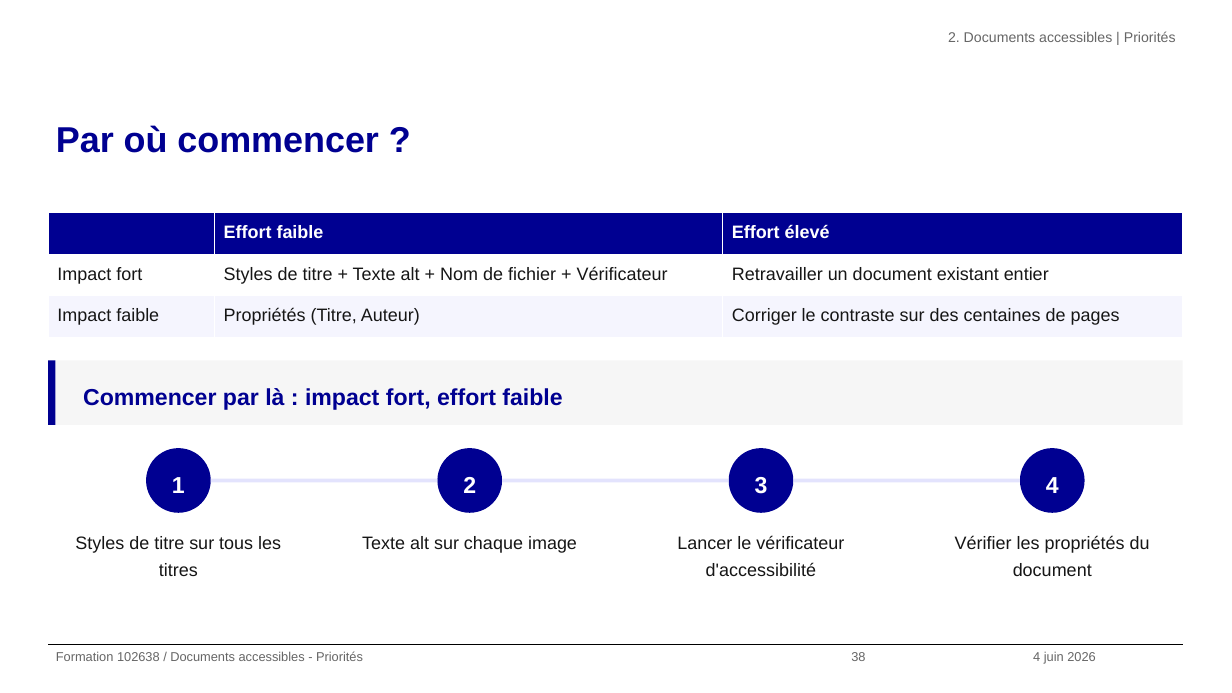
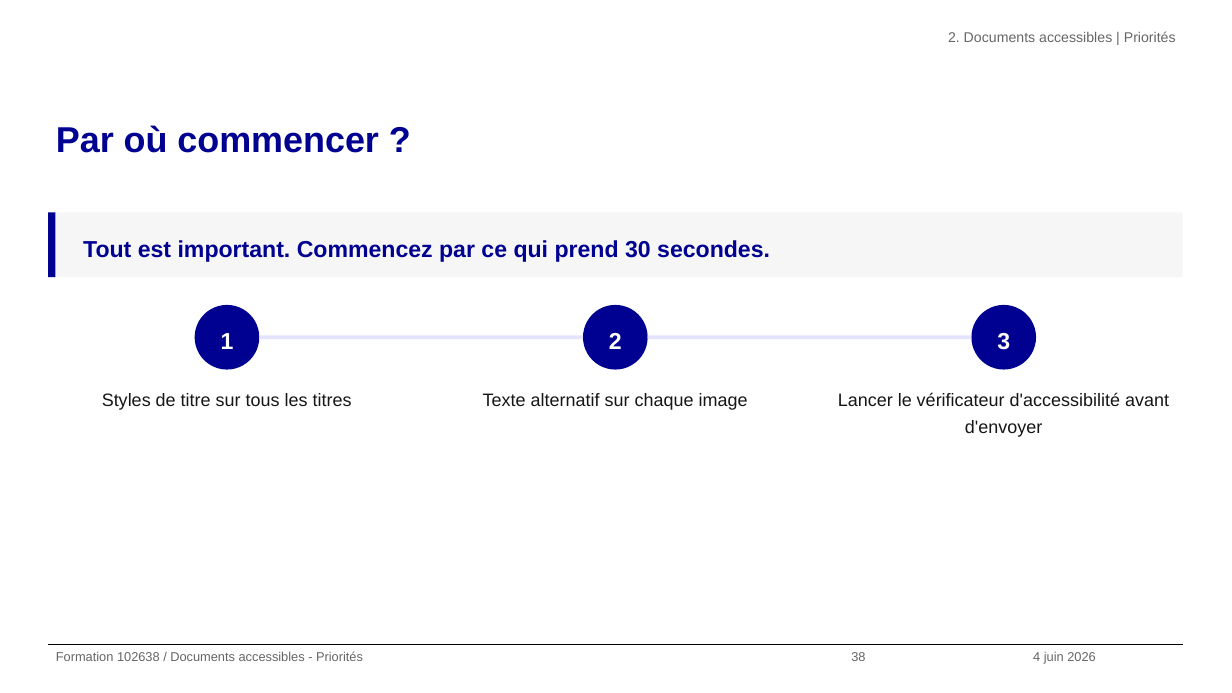
Before and after one commit to alexandra-guiderdoni/usine-fabrication-igpde-102846-ay11, a slide deck: slide 38 of formation-102638-juin-2026.pptx. Drawn at 1232x693 pixels with LibreOffice and Linux fonts; fonts in the diff are those of the drawing; background and template pictures are left out. Boxes give left, top, right and bottom in pixels: in the first picture for what was removed or moved away, otherwise in the second. Text is boxed around its words. In the diff, an @@ line names an element or a change of style, - is before the commit and + after.

Commit message:
refactor: slide 38 remplacer matrice impact par 3 reflexes accessibilite

```diff
--- a/formation-102638-juin-2026.pptx
+++ b/formation-102638-juin-2026.pptx
@@ rectangle: place and size @@
-rectangle at [48, 360, 55, 425]
+rectangle at [48, 213, 55, 277]
@@ table removed at [48, 213, 1183, 337], 3 rows, 3 columns @@
- | Effort faible | Effort élevé
-Impact fort | Styles de titre + Texte alt + Nom de fichier + Vérificateur | Retravailler un document existant entier
-Impact faible | Propriétés (Titre, Auteur) | Corriger le contraste sur des centaines de pages
@@ rectangle: place and size @@
-rectangle at [55, 360, 1183, 425]
+rectangle at [55, 213, 1183, 277]
@@ text added at [83, 240, 770, 262], 18 pt, text #000091, bold @@
+Tout est important. Commencez par ce qui prend 30 secondes.
@@ ellipse "1": place and size @@
-ellipse "1" at [146, 448, 211, 513]
+ellipse "1" at [195, 305, 260, 370]
@@ ellipse "2": place and size @@
-ellipse "2" at [437, 448, 502, 513]
+ellipse "2" at [583, 305, 648, 370]
@@ ellipse "3": place and size @@
-ellipse "3" at [729, 448, 794, 513]
+ellipse "3" at [971, 305, 1036, 370]
@@ rectangle added at [260, 335, 583, 339], fill #E3E3FD @@
@@ rectangle added at [648, 335, 971, 339], fill #E3E3FD @@
@@ text "Styles de titre sur tous ..." rewrapped from [75, 536, 281, 576] to [102, 393, 352, 410] @@
@@ text removed at [83, 388, 562, 410] @@
-Commencer par là : impact fort, effort faible
@@ text at [483, 393, 748, 410]: text changed @@
-Texte alt sur chaque image
+Texte alternatif sur chaque image
@@ text at [838, 392, 1169, 437]: text changed @@
-Lancer le vérificateur d'accessibilité
+Lancer le vérificateur d'accessibilité avant d'envoyer
@@ ellipse removed at [1020, 448, 1085, 513] @@
-4
@@ rectangle removed at [211, 479, 437, 482] @@
@@ rectangle removed at [502, 479, 728, 482] @@
@@ rectangle removed at [794, 479, 1020, 482] @@
@@ text removed at [955, 536, 1150, 576] @@
-Vérifier les propriétés du document
```
Also in this commit, not shown: 1 other file.
